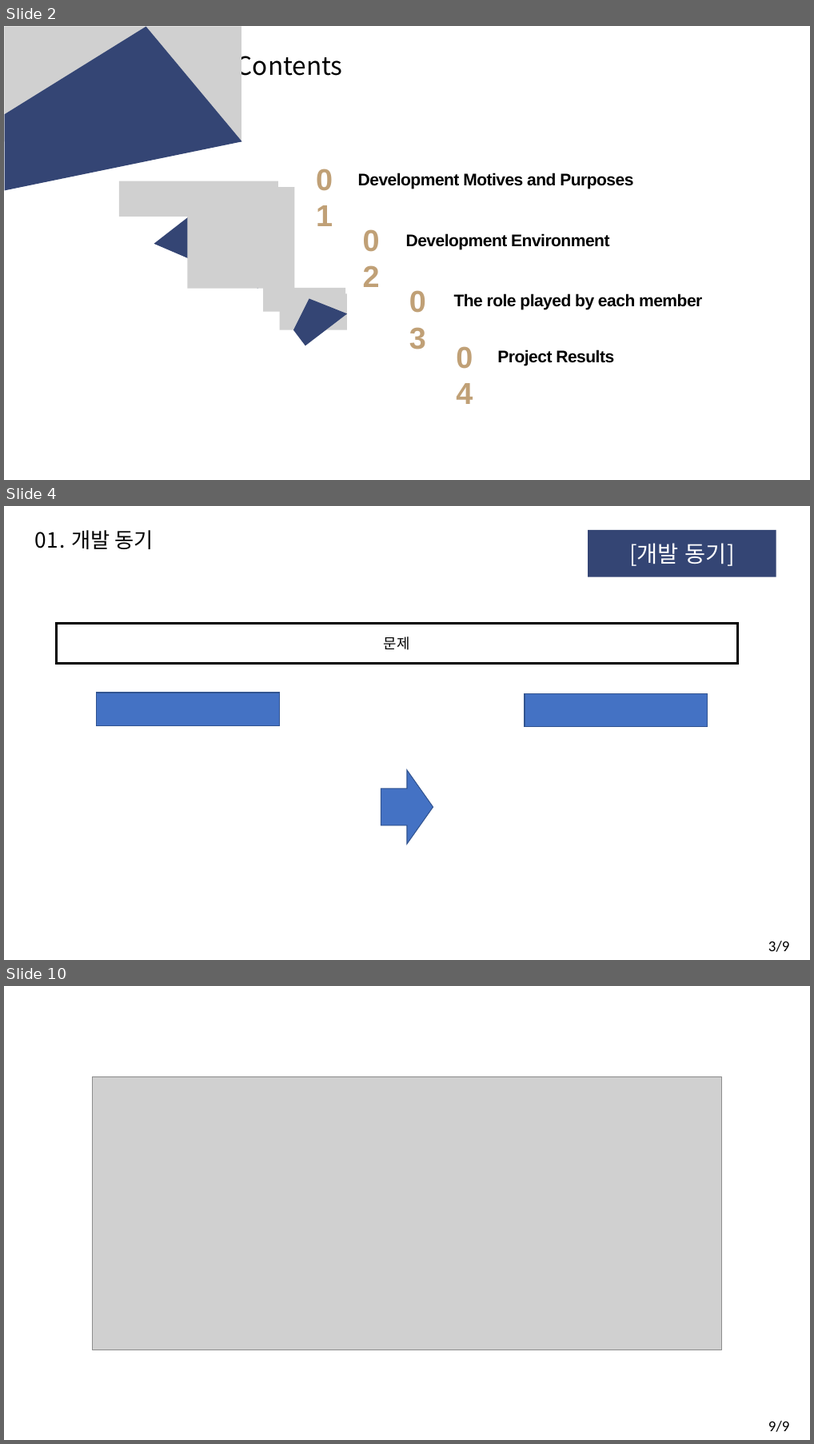
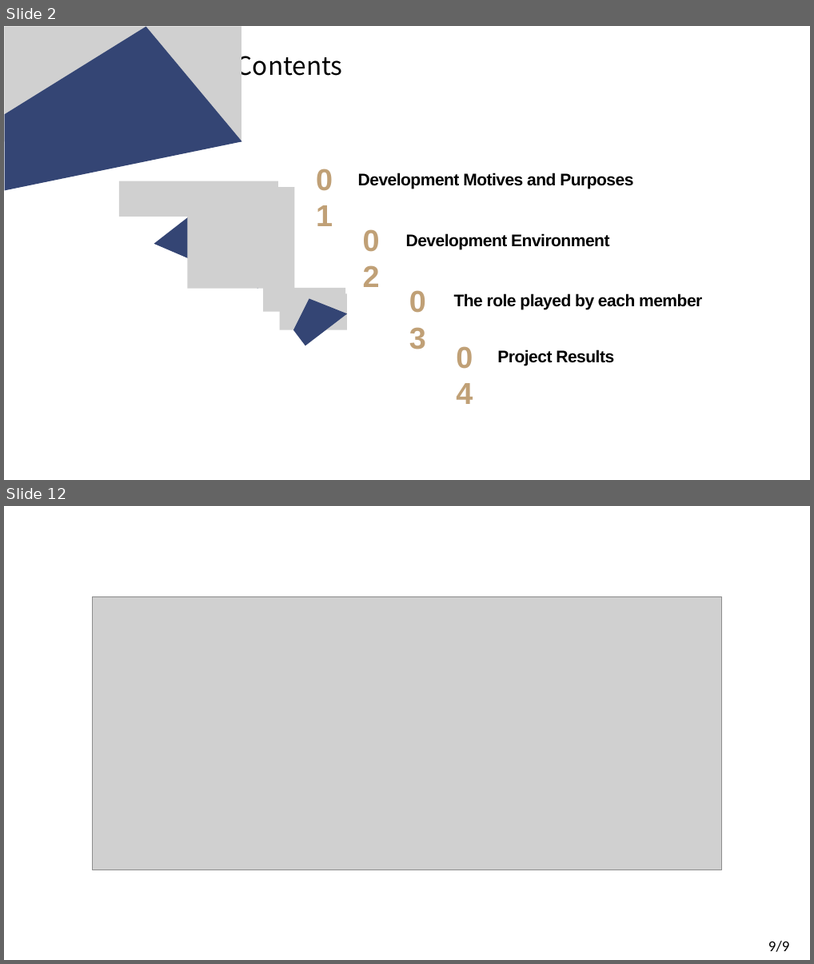
Before and after one commit to pgw3435/B, a slide deck: 오픈소스B.pptx. Shown one above the other, each under a label of ours: slides 2, 4 and 10 before the commit, slides 2 and 12 after it; the slides between them are not shown. The pictures are 814x1444 and 814x964 pixels, drawn with LibreOffice and Linux fonts; fonts in the diff are those of the drawing; grey boxes stand for pictures. Boxes give left, top, right and bottom in pixels: in the first picture for what was removed or moved away, otherwise in the second. Text is boxed around its words. In the diff, an @@ line names an element or a change of style, - is before the commit and + after.

```diff
--- a/오픈소스B.pptx
+++ b/오픈소스B.pptx
@@ slide 4 removed at (x1=4, y1=506, x2=810, y2=960), background #FFFFFF @@
@@ rectangle removed at (x1=588, y1=529, x2=777, y2=576) @@
-[개발 동기]
@@ title removed at (x1=34, y1=530, x2=154, y2=549) @@
-01. 개발 동기
@@ rectangle removed at (x1=56, y1=623, x2=738, y2=663) @@
-문제
@@ rectangle removed at (x1=97, y1=692, x2=279, y2=725) @@
@@ rectangle removed at (x1=525, y1=693, x2=707, y2=727) @@
@@ right arrow removed at (x1=382, y1=770, x2=434, y2=844) @@
@@ text removed at (x1=769, y1=940, x2=790, y2=952) @@
-3/9
@@ what was slide 10 is now slide 12 @@
```
Also in this commit, not shown: 6 slides changed, 4 slides added, 1 other slide removed.
